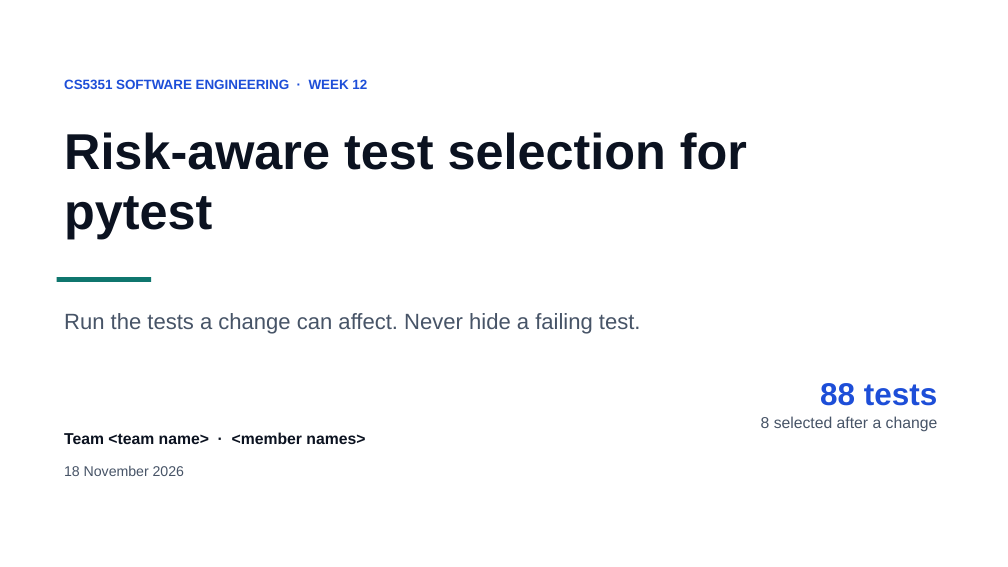
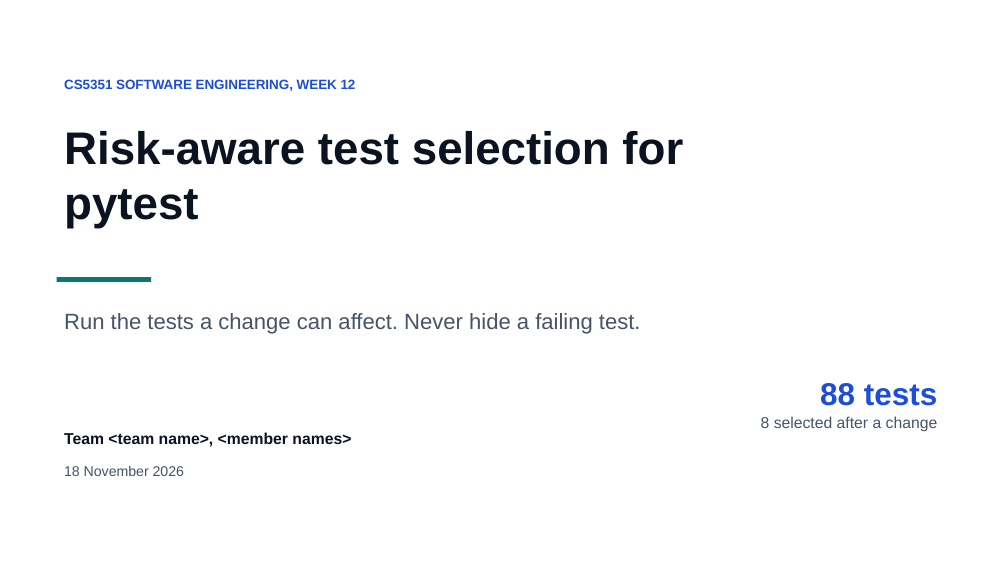
Before and after one commit to bufuzhouyu/cs5351-pytest-risktest, a slide deck: slide 1 of docs/report/presentation.pptx. Drawn at 1008x567 pixels with LibreOffice and Linux fonts; fonts in the diff are those of the drawing. Boxes give left, top, right and bottom in pixels: in the first picture for what was removed or moved away, otherwise in the second. Text is boxed around its words. In the diff, an @@ line names an element or a change of style, - is before the commit and + after.

```diff
--- a/docs/report/presentation.pptx
+++ b/docs/report/presentation.pptx
@@ text at <box>64,79,356,91</box>: text changed @@
-CS5351 SOFTWARE ENGINEERING · WEEK 12
+CS5351 SOFTWARE ENGINEERING, WEEK 12
@@ text "Risk-aware test selection for pytest" at <box>64,131,683,228</box>: size 48 to 43.5 pt @@
@@ text at <box>64,432,351,447</box>: text changed @@
-Team <team name> · <member names>
+Team <team name>, <member names>
```
Also in this commit, not shown: 4 other slides changed, 1 other file.
